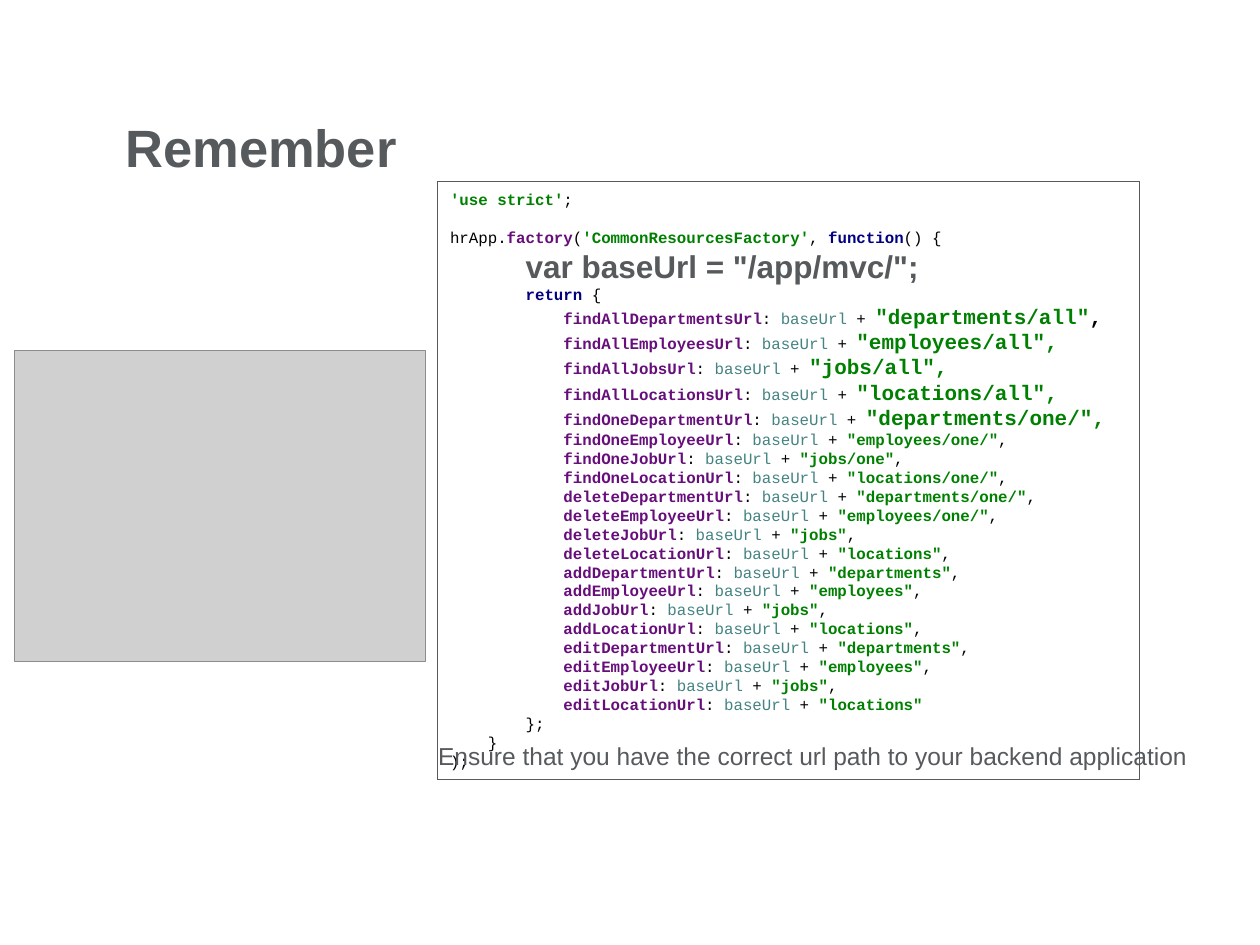
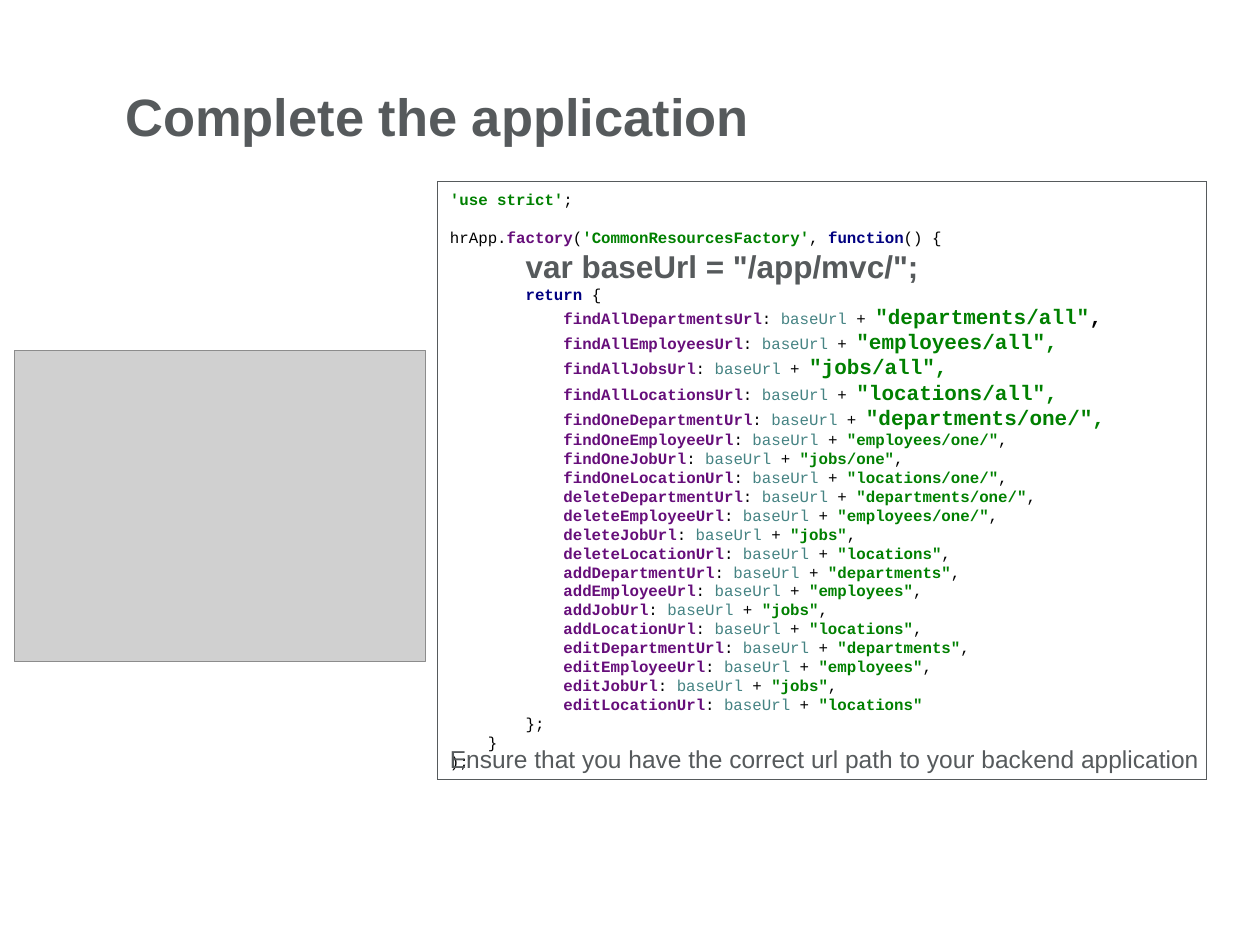
Before and after one commit to vasiliuvictor/FrontendApp, a slide deck: slide 10 of HRAPP - Putting all together - Final.pptx. Drawn at 1260x945 pixels with LibreOffice and Linux fonts; fonts in the diff are those of the drawing; grey boxes stand for pictures; background and template pictures are left out. Boxes give left, top, right and bottom in pixels: in the first picture for what was removed or moved away, otherwise in the second. Text is boxed around its words. In the diff, an @@ line names an element or a change of style, - is before the commit and + after.

```diff
--- a/HRAPP - Putting all together - Final.pptx
+++ b/HRAPP - Putting all together - Final.pptx
@@ text at <box>125,98,749,147</box>: text changed @@
-Remember
+Complete the application
@@ rectangle "'use strict'; hrApp.factory('CommonResourcesFactory', functi ...": place and size @@
-rectangle "'use strict'; hrApp.factory('CommonResourcesFactory', functi ..." at <box>437,181,1139,780</box>
+rectangle "'use strict'; hrApp.factory('CommonResourcesFactory', functi ..." at <box>437,181,1206,780</box>
@@ text "Ensure that you have the ...": place and size @@
-text "Ensure that you have the ..." at <box>438,745,1186,770</box>
+text "Ensure that you have the ..." at <box>450,748,1198,773</box>
```
Also in this commit, not shown: 4 other slides changed.
